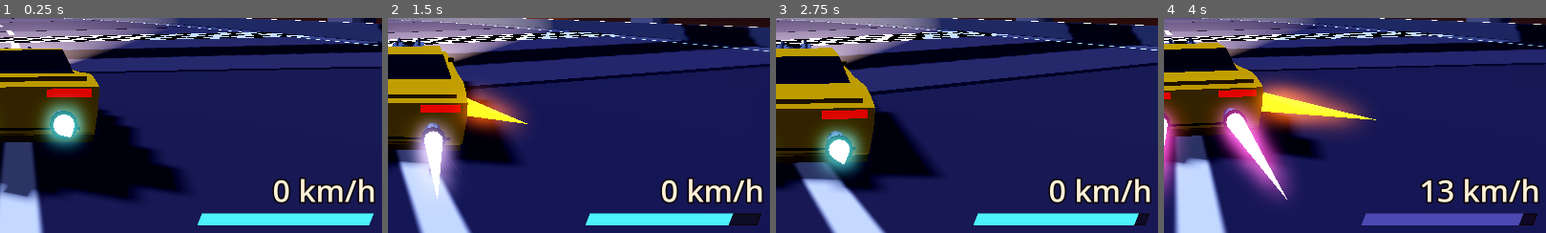
Above: before the commit, frames 1-4 (left to right).
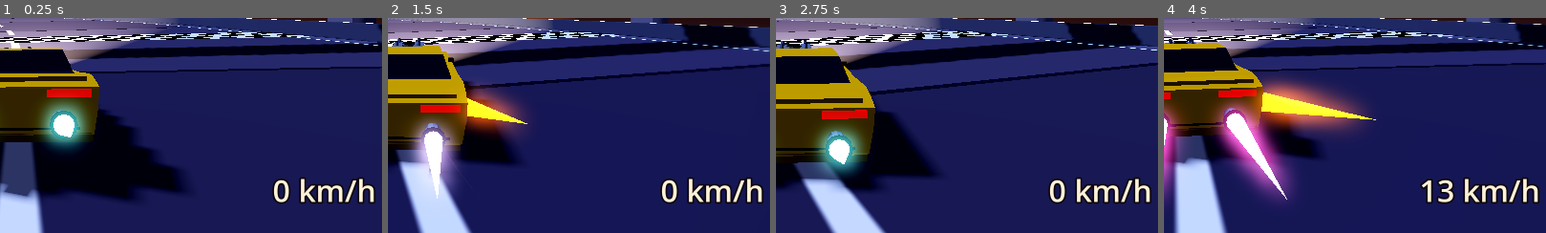
Above: after the commit, the same moments.

Repository: CrachelaVapeur/Jeu-de-Course
Game: Godot game, scene res://scenes/circuit_01.tscn
Same seed, same stepped clock (60 frames per second), same inputs: the game is played once before the commit and once after it.
Inputs:
- Up to frame 1 (0.25 s): no input
- Up to frame 2 (1.5 s): hold D (droite) 0.53-1.28 s; hold Shift (boost) 0.53-1.28 s; hold Down from 1.28 s (still down); tap Shift (boost) at 1.35 s
- Up to frame 3 (2.75 s): release Down at 2.03 s; hold D (droite) from 2.03 s (still down); hold Space (deraper) from 2.03 s (still down); tap Shift (boost) at 2.3 s
- Up to frame 4 (4 s): release D (droite) at 2.78 s; release Space (deraper) at 2.78 s; hold W (accelerer) 2.78-3.53 s; tap S (freiner) at 2.85 s; tap Shift (boost) at 3.05 s; hold A (gauche) from 3.53 s (still down); hold Shift (boost) from 3.53 s (still down); tap R (recommencer) at 3.6 s
The pictures show only the part of the screen within x 48-98%, y 47-97%; the shares and areas given below are measured in that part.

The runs differ from the first frame. In frame 1, 2.6% of the frame differs, in the area x 51-98%, y 90-97%; in frame 2, 2.6%; in frame 3, 2.6%; in frame 4, 2.6%.

Commit message:
Boost infini pour la phase de test des voitures (jauge masquee)
Co-Authored-By: Claude Sonnet 5.5 <noreply@anthropic.com>
Claude-Session: https://claude.ai/code/session_017huJHQwB2bFeykRbBtH6CG

Diff:
--- a/scripts/hud.gd
+++ b/scripts/hud.gd
@@ -11,6 +11,7 @@
 
 func _process(delta: float) -> void:
 	_compteur.text = "%d km/h" % roundi(vehicule.vitesse_kmh())
+	_jauge.visible = not vehicule.boost_infini
 	_jauge.max_value = vehicule.jauge_max
 	_jauge.value = vehicule.jauge_boost
 	_jauge.modulate = Color(1.0, 0.3, 0.7) if vehicule.en_boost else Color.WHITE
--- a/scripts/vehicule.gd
+++ b/scripts/vehicule.gd
@@ -37,6 +37,7 @@
 
 @export_group("Boost")
 @export var jauge_max := 100.0
+@export var boost_infini := true  ## phase de test des voitures : pas de jauge, boost illimité
 @export var consommation := 22.0  ## par seconde de boost
 @export var recharge := 10.0  ## par seconde sans boost
 @export var attaque_distorsion := 8.0  ## vitesse à laquelle l'effet de boost s'installe
@@ -293,10 +294,11 @@
 	# son relâchement. On ignore alors le boost jusqu'à ce qu'on lâche vraiment la touche.
 	if _ignorer_boost and not Input.is_action_pressed("boost"):
 		_ignorer_boost = false
-	en_boost = Input.is_action_pressed("boost") and not _ignorer_boost and jauge_boost > 0.0
+	en_boost = Input.is_action_pressed("boost") and not _ignorer_boost and (boost_infini or jauge_boost > 0.0)
 
 	if en_boost:
-		jauge_boost = maxf(jauge_boost - consommation * delta, 0.0)
+		if not boost_infini:
+			jauge_boost = maxf(jauge_boost - consommation * delta, 0.0)
 		montee_boost = minf(montee_boost + delta / duree_montee_boost, 1.0)
 		# La poussée grandit avec le carré de la montée : douce au début, très
 		# forte à la fin.
